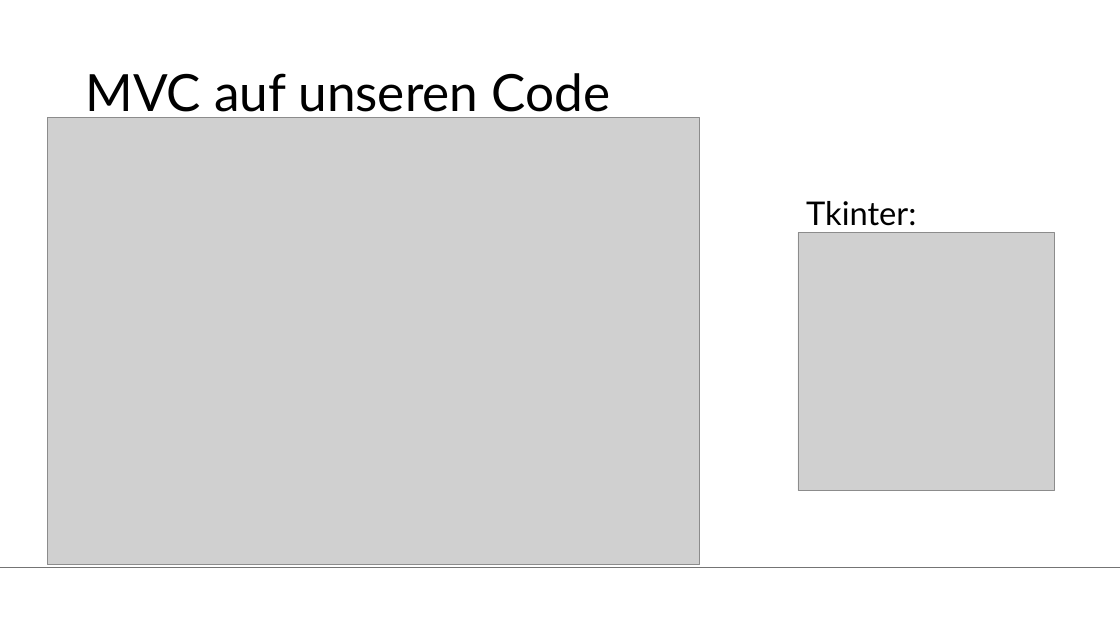
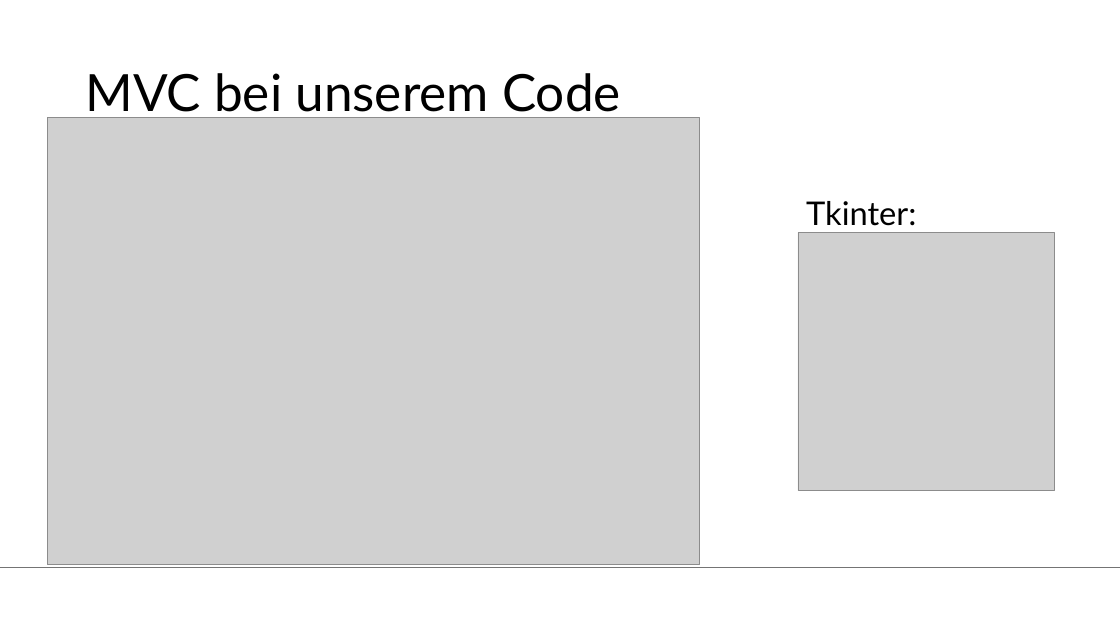
Before and after one commit to Tristan-Bihler/2_Semester_Projekt, a slide deck: slide 3 of Dokumentation/Folien Carina.pptx. Drawn at 1120x630 pixels with LibreOffice and Linux fonts; fonts in the diff are those of the drawing; grey boxes stand for pictures; background and template pictures are left out. Boxes give left, top, right and bottom in pixels: in the first picture for what was removed or moved away, otherwise in the second. Text is boxed around its words. In the diff, an @@ line names an element or a change of style, - is before the commit and + after.

```diff
--- a/Dokumentation/Folien Carina.pptx
+++ b/Dokumentation/Folien Carina.pptx
@@ title at bbox=[85, 73, 621, 120]: text changed @@
-MVC auf unseren Code
+MVC bei unserem Code
```
Also in this commit, not shown: 3 other slides changed.
